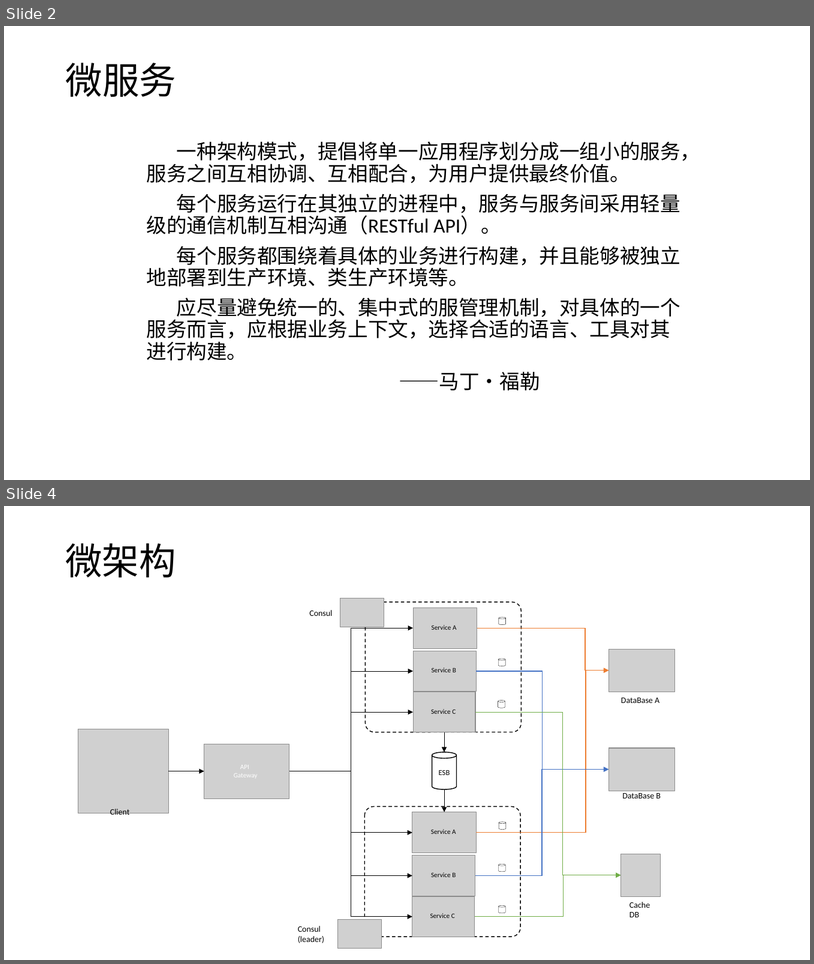
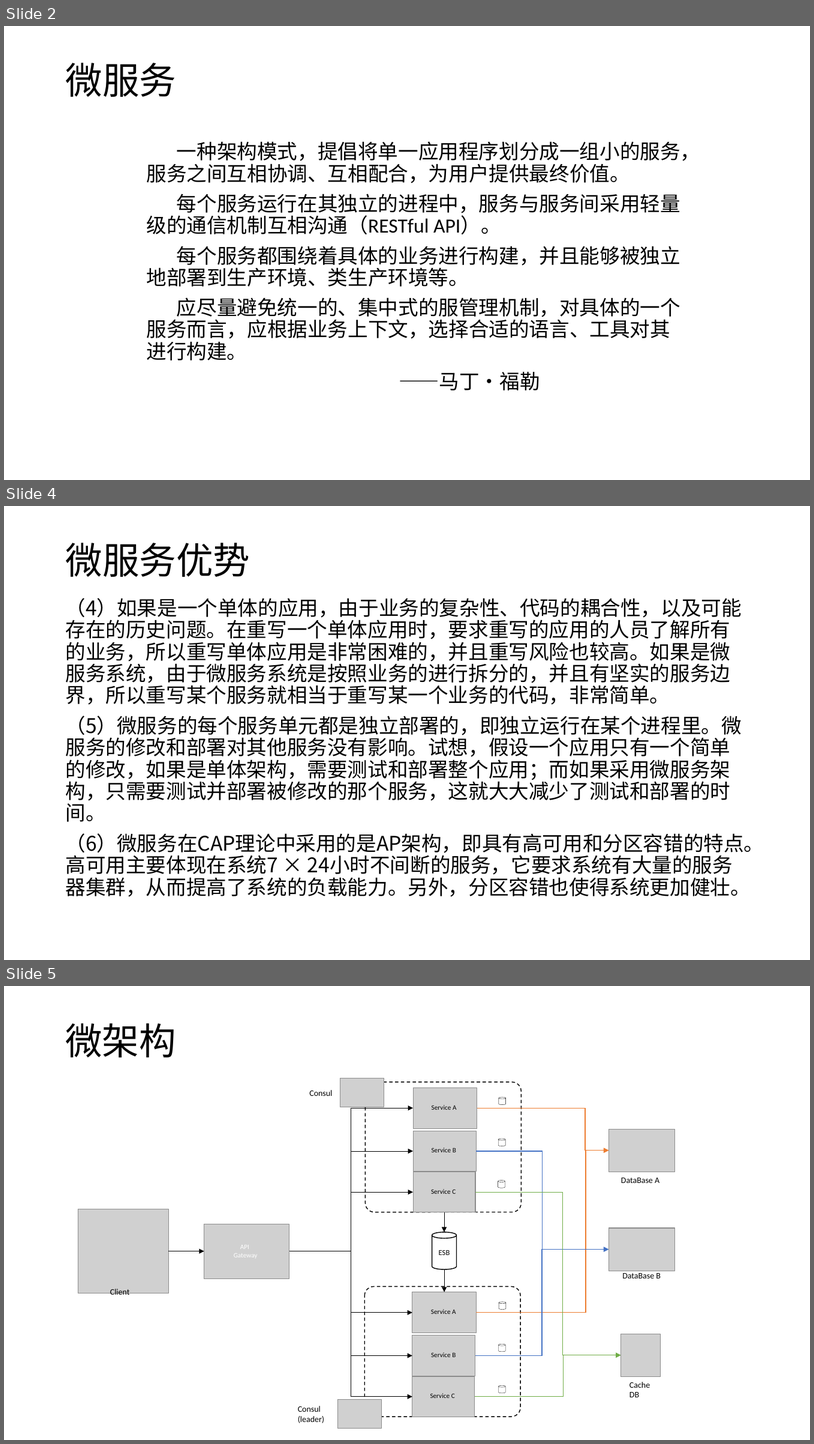
Before and after one commit to axzxs2001/HisMicroserviceSample, a slide deck: HisMicroserviceSample/Doc/基于.net core微服务.pptx. Shown one above the other, each under a label of ours: slides 2 and 4 before the commit, slides 2, 4 and 5 after it; the slides between them are not shown. The pictures are 814x964 and 814x1444 pixels, drawn with LibreOffice and Linux fonts; fonts in the diff are those of the drawing; grey boxes stand for pictures; background and template pictures are left out. Boxes give left, top, right and bottom in pixels: in the first picture for what was removed or moved away, otherwise in the second. Text is boxed around its words. In the diff, an @@ line names an element or a change of style, - is before the commit and + after.

```diff
--- a/HisMicroserviceSample/Doc/基于.net core微服务.pptx
+++ b/HisMicroserviceSample/Doc/基于.net core微服务.pptx
@@ slide 4 added at [4, 506, 810, 960], background picture (left out) @@
@@ title added at [65, 543, 250, 577], 44 pt, text #000000 @@
+微服务优势
@@ text added at [65, 598, 764, 897], 24 pt, text #000000 @@
+（4）如果是一个单体的应用，由于业务的复杂性、代码的耦合性，以及可能存在的历史问题。在重写一个单体应用时，要求重写的应用的人员了解所有的业务，所以重写单体应用是非常困难的，并且重写风险也较高。如果是微服务系统，由于微服务系统是按照业务的进行拆分的，并且有坚实的服务边界，所以重写某个服务就相当于重写某一个业务的代码，非常简单。
+（5）微服务的每个服务单元都是独立部署的，即独立运行在某个进程里。微服务的修改和部署对其他服务没有影响。试想，假设一个应用只有一个简单的修改，如果是单体架构，需要测试和部署整个应用；而如果采用微服务架构，只需要测试并部署被修改的那个服务，这就大大减少了测试和部署的时间。
+（6）微服务在CAP理论中采用的是AP架构，即具有高可用和分区容错的特点。高可用主要体现在系统7 × 24小时不间断的服务，它要求系统有大量的服务器集群，从而提高了系统的负载能力。另外，分区容错也使得系统更加健壮。
@@ what was slide 4 is now slide 5 @@
```
Also in this commit, not shown: 1 slide changed, 9 other files.
